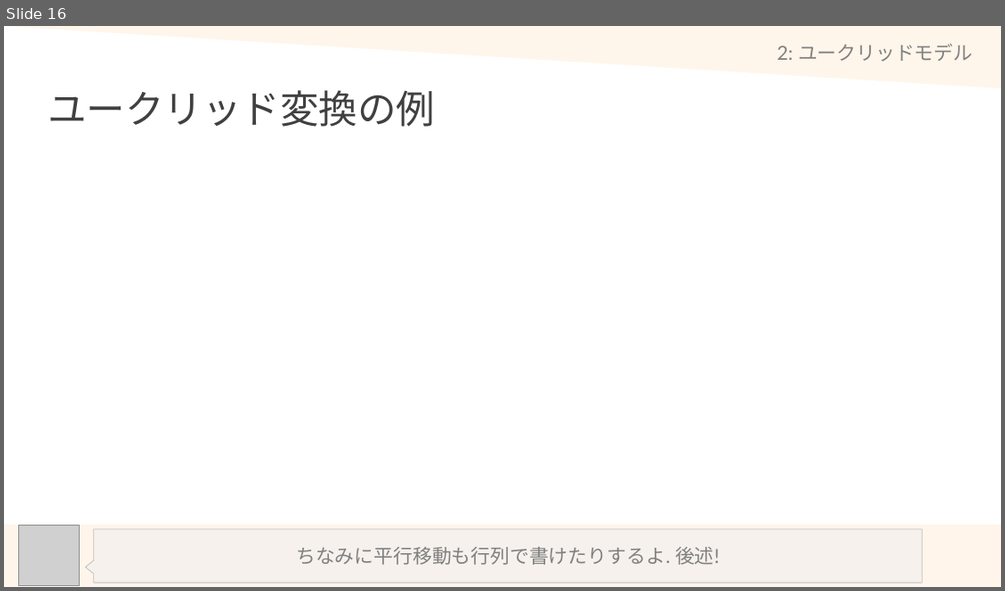
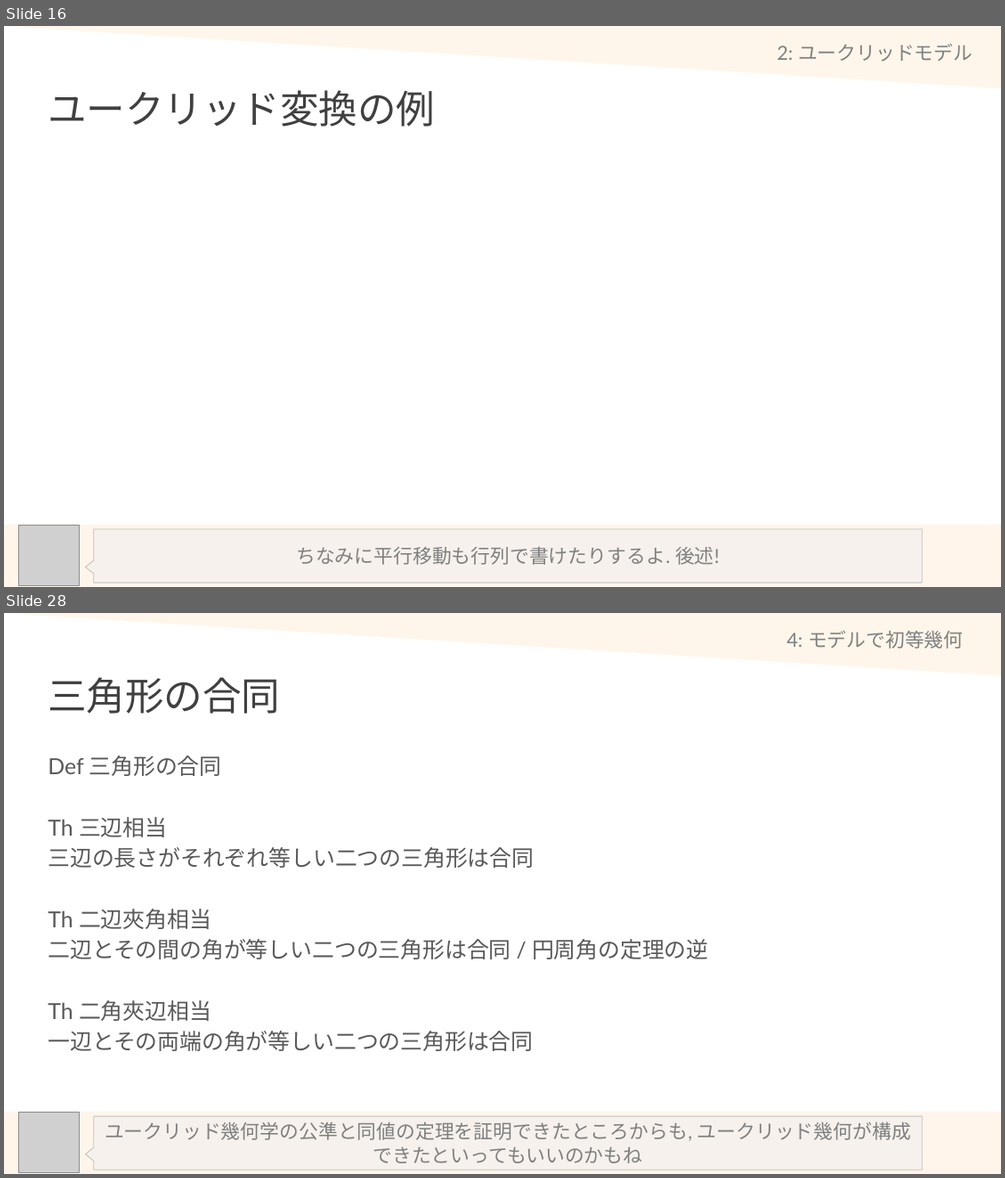
Before and after one commit to math-er/hyperbolic-space, a slide deck: Section2(上半平面とポアンカレ計量)/1-EuclidSpace.pptx. Shown one above the other, each under a label of ours: slide 16 before the commit, slides 16 and 28 after it; the slides between them are not shown. The pictures are 1005x591 and 1005x1178 pixels, drawn with LibreOffice and Linux fonts; fonts in the diff are those of the drawing; grey boxes stand for pictures. Boxes give left, top, right and bottom in pixels: in the first picture for what was removed or moved away, otherwise in the second. Text is boxed around its words. In the diff, an @@ line names an element or a change of style, - is before the commit and + after.

```diff
--- a/Section2(上半平面とポアンカレ計量)/1-EuclidSpace.pptx
+++ b/Section2(上半平面とポアンカレ計量)/1-EuclidSpace.pptx
@@ slide 28 added at (4,613,1001,1174), background #FFFFFF @@
@@ title added at (786,630,963,649), 14 pt, text #808080 @@
+4: モデルで初等幾何
@@ title added at (48,677,280,714), 28 pt, text #404040 @@
+三角形の合同
@@ text added at (48,755,709,1051), 16 pt, text #595959 @@
+Def 三角形の合同
+Th 三辺相当
+三辺の長さがそれぞれ等しい二つの三角形は合同
+Th 二辺夾角相当
+二辺とその間の角が等しい二つの三角形は合同 / 円周角の定理の逆
+Th 二角夾辺相当
+一辺とその両端の角が等しい二つの三角形は合同
@@ group added at (4,614,1001,1174): 1 triangle, 1 rectangle, 1 picture, 1 speech box @@
+ユークリッド幾何学の公準と同値の定理を証明できたところからも, ユークリッド幾何が構成できたといってもいいのかもね
```
Also in this commit, not shown: 12 slides changed, 6 other slides added, 1 slide removed.
